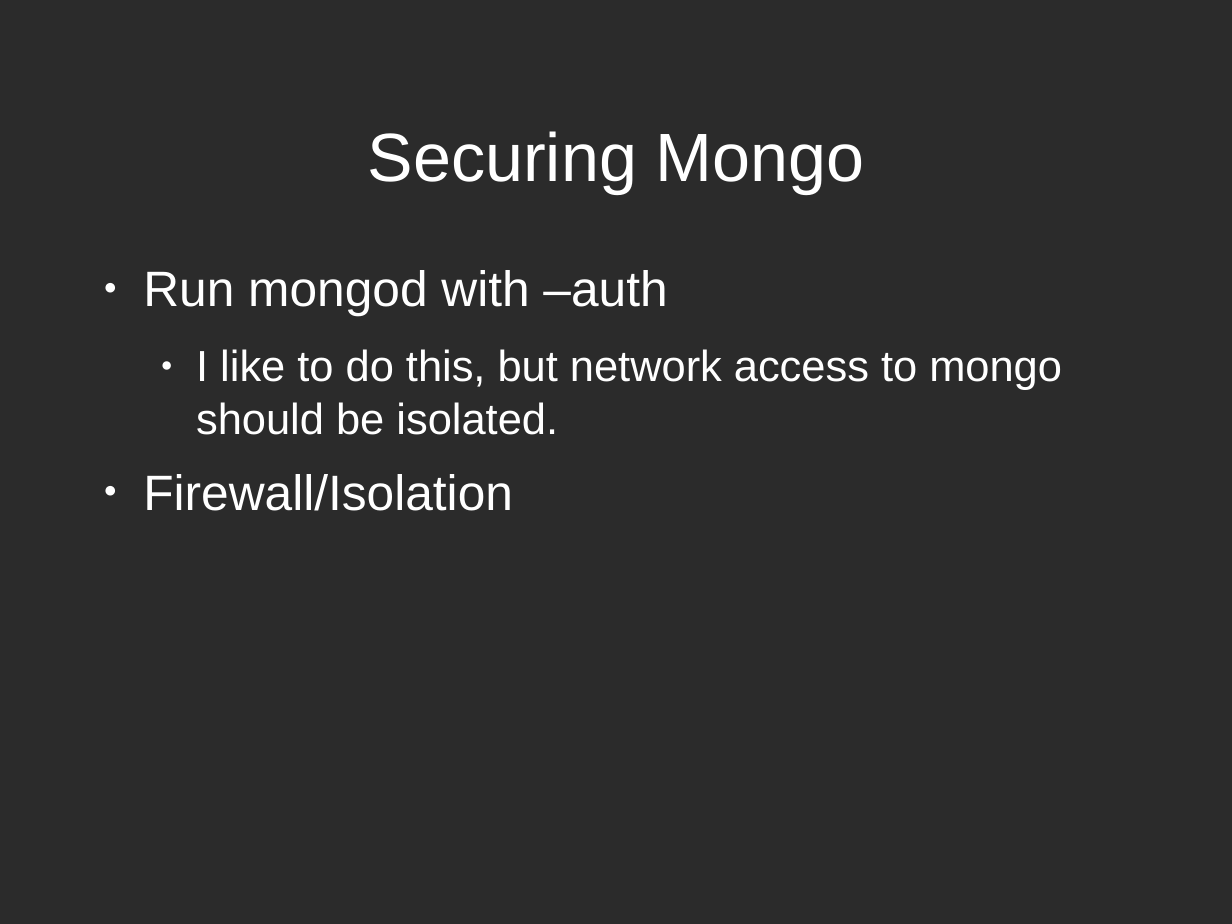
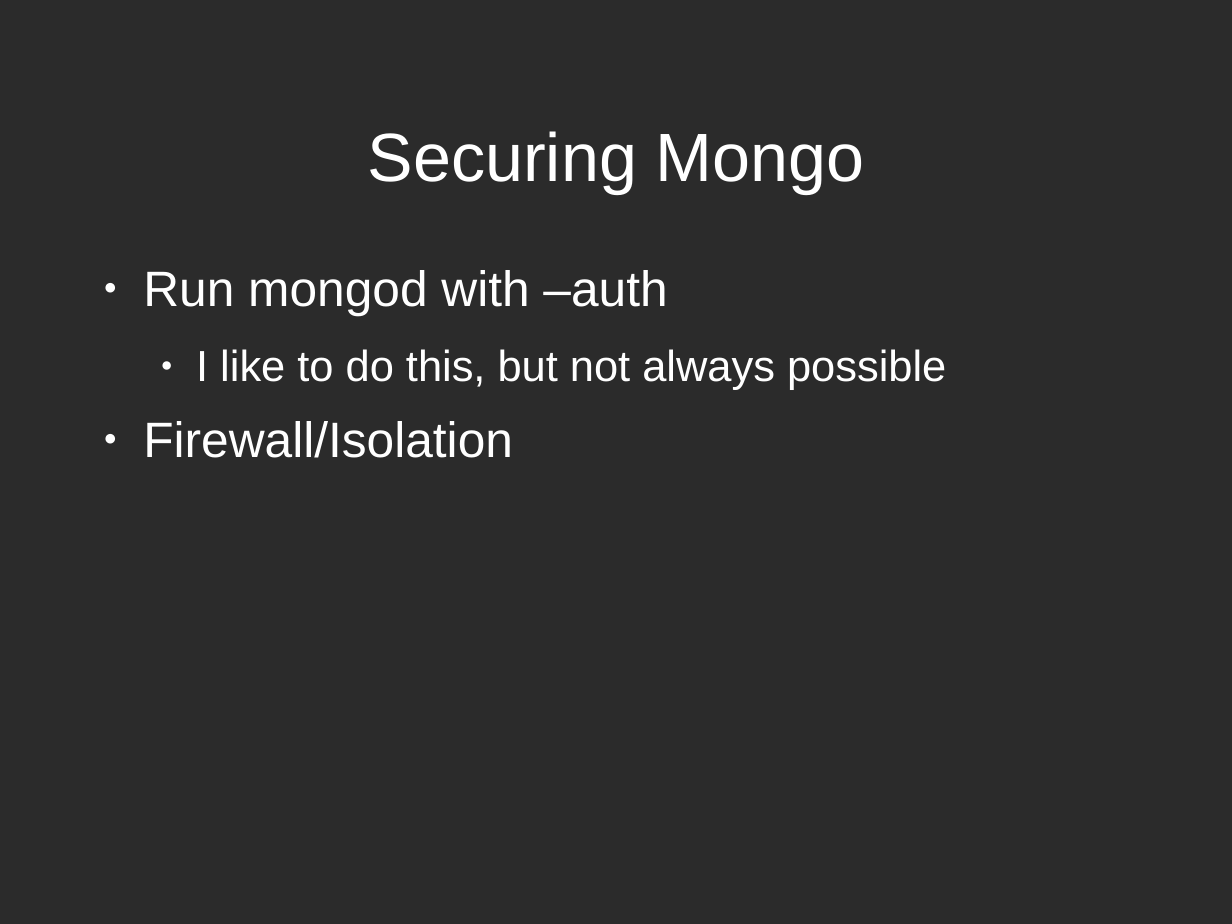
Before and after one commit to zippy1981/TalkMaterials, a slide deck: slide 19 of MongoMeetup/2010-July/Mongo Windows Administration for the Unix Programmer.odp. Drawn at 1232x924 pixels with LibreOffice and Linux fonts; fonts in the diff are those of the drawing; background and template pictures are left out; a plain dark background stands for a picture behind light text. Boxes give left, top, right and bottom in pixels: in the first picture for what was removed or moved away, otherwise in the second. Text is boxed around its words. In the diff, an @@ line names an element or a change of style, - is before the commit and + after.

```diff
--- a/MongoMeetup/2010-July/Mongo Windows Administration for the Unix Programmer.odp
+++ b/MongoMeetup/2010-July/Mongo Windows Administration for the Unix Programmer.odp
@@ text at [196, 349, 946, 390]: text changed @@
-  ● I like to do this, but network access to mongo should be isolated.
+  ● I like to do this, but not always possible
```
Also in this commit, not shown: 3 other slides changed.
